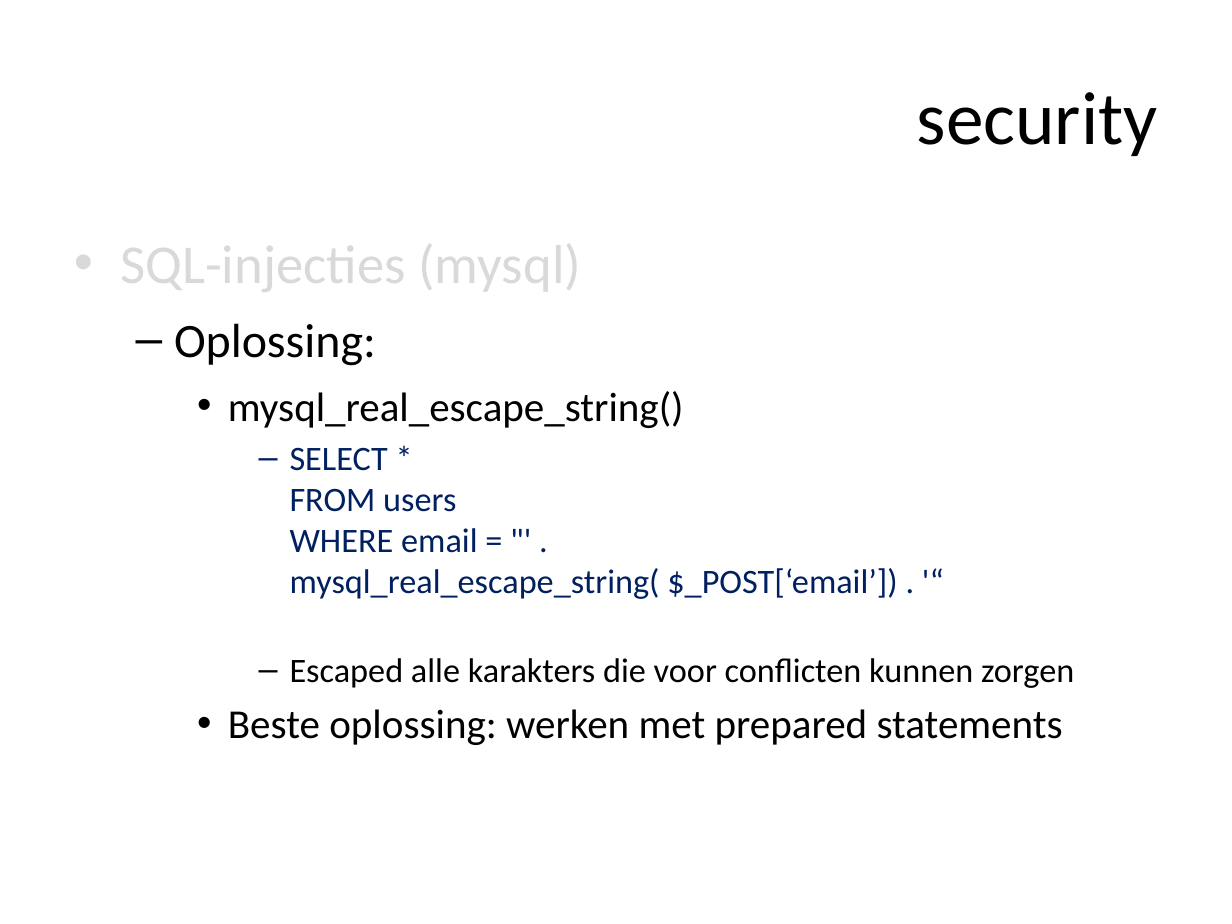
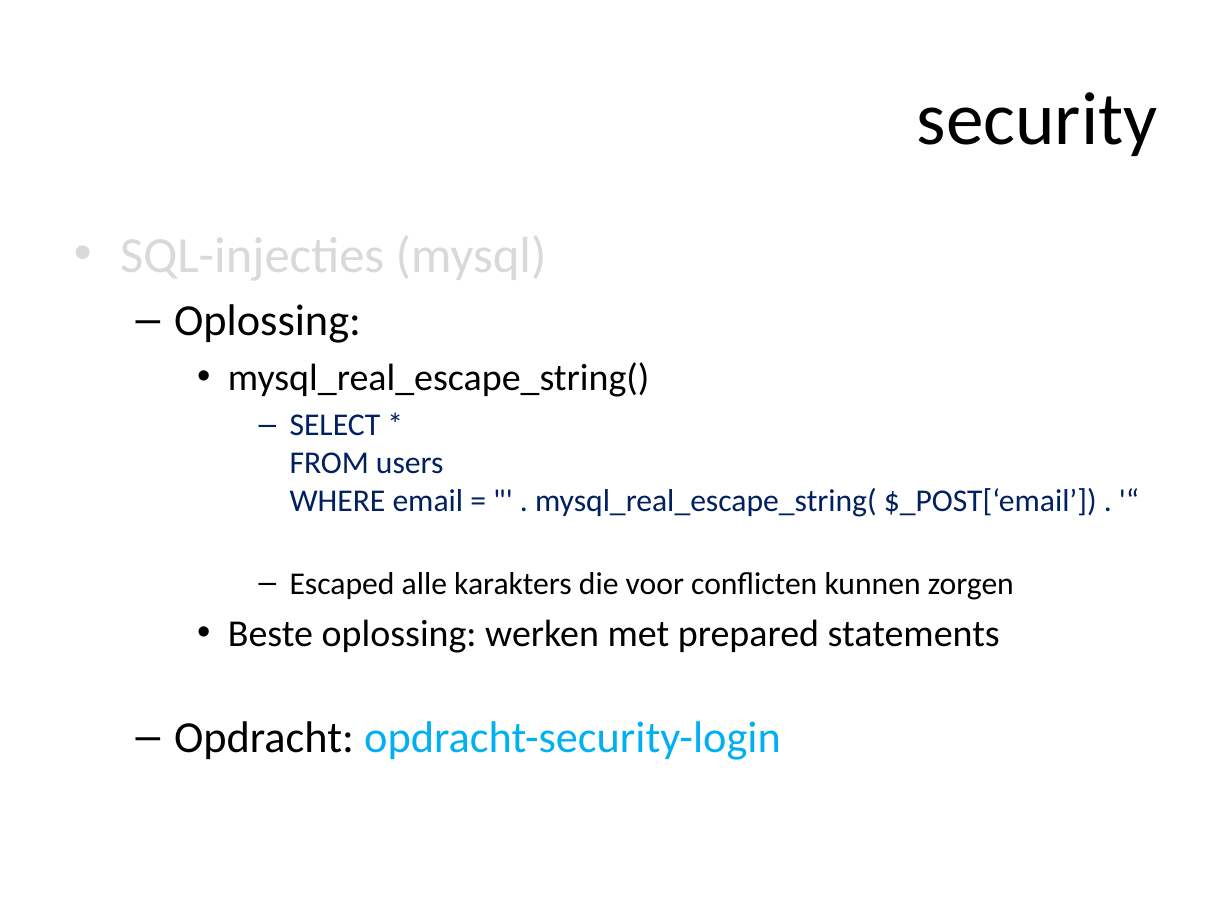
Before and after one commit to ajkea/web-backend-1, a slide deck: slide 87 of public/cursus/web-backend-uitdieping.pptx. Drawn at 1232x924 pixels with LibreOffice and Linux fonts; fonts in the diff are those of the drawing. Boxes give left, top, right and bottom in pixels: in the first picture for what was removed or moved away, otherwise in the second. Text is boxed around its words. In the diff, an @@ line names an element or a change of style, - is before the commit and + after.

Commit message:
add security login exercise

```diff
--- a/public/cursus/web-backend-uitdieping.pptx
+++ b/public/cursus/web-backend-uitdieping.pptx
@@ text at [120,224,1097,653]: size 32 to 29.6 pt in "SQL-injecties (mysql)"; size 28 to 25.9 pt in "Oplossing:"; size 24 to 22.2 pt in "mysql_real_escape_string()", "Beste oplossing: werken met prepared statements"; size 20 to 18.5 pt in "SELECT * FROM users WHERE email = ...", "Escaped alle karakters die voor conflicten kunnen ..."; line spacing 1.1 to 1 @@
@@ text at [174,721,781,760]: paragraph added @@
+  – Opdracht: opdracht-security-login
```
Also in this commit, not shown: 12 other files.
